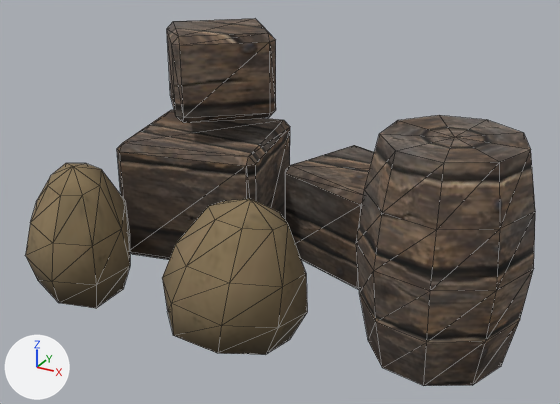
One commit to the glTF model assets/models/doodads/camp_crates.glb: the scene before it, then after it.
Camera for both pictures: a camera (50 mm lens) standing at (1.5, -2.7, 1.61) and looking at (0.16, -0.26, 0.39). The axes (+X, +Y, +Z) are drawn at lower left. The lights are the same throughout. The first picture is the older version. Mesh edges are drawn as thin lines. Vertices at exactly the same position are counted once.

The first picture shows 'camp_crates'.
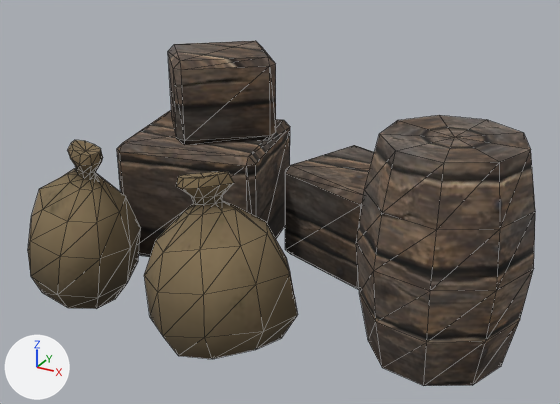
The change in detail:
me_camp_crates is used by ob_camp_crates; location (0.0, 0.0, 0.0).
me_camp_crates had 203 vertices, 382 faces and spanned x -0.8..1.15, y -0.85..0.44, z -0.02..0.98.
me_camp_crates now has 288 vertices, 547 faces and spans x -0.84..1.15, y -0.88..0.44, z -0.03..0.88.
me_camp_crates part 1: the loose piece of 24 vertices spanning x -0.56..-0.04, y -0.21..0.31, z 0.62..0.98 is moved by (0.0, 0.0, -0.1).
me_camp_crates part 2: the loose piece of 42 vertices spanning x -0.8..-0.32, y -0.85..-0.4, z -0.02..0.55 is rebuilt with 83 vertices and now spans x -0.84..-0.33, y -0.83..-0.37, z -0.03..0.62.
me_camp_crates part 3: the loose piece of 42 vertices spanning x -0.07..0.43, y -0.84..-0.44, z -0.02..0.56 is rebuilt with 83 vertices and now spans x -0.15..0.41, y -0.88..-0.39, z -0.03..0.63.
me_camp_crates part 4: 82 kept faces spanning x -0.7..0.9, y -0.65..0.44, z 0.0..0.8 get new vertex colours; the middle colour goes from grey #b1b1b1 to grey #a4a4a4.
Other edits to the shape of me_camp_crates do not show in these pictures.

Location of each change, (x1, y1, x2, y2) in pixels of the pictures (560 x 404 px; the box of a moved part takes in the faces that stretch with it):
'camp_crates', reshaped
    before: (26, 19, 535, 386)
    after: (28, 41, 535, 386)
part 1 of me_camp_crates, moved or reshaped
    before: (167, 19, 276, 123)
    after: (168, 41, 276, 144)
part 2 of me_camp_crates, rebuilt (9% wider, 16% taller)
    before: (26, 163, 130, 308)
    after: (28, 140, 141, 309)
part 3 of me_camp_crates, rebuilt (6% wider, 20% taller)
    before: (162, 199, 307, 355)
    after: (144, 172, 298, 359)
part 4 of me_camp_crates, edited (looks the same)
    both: (117, 120, 444, 340)
